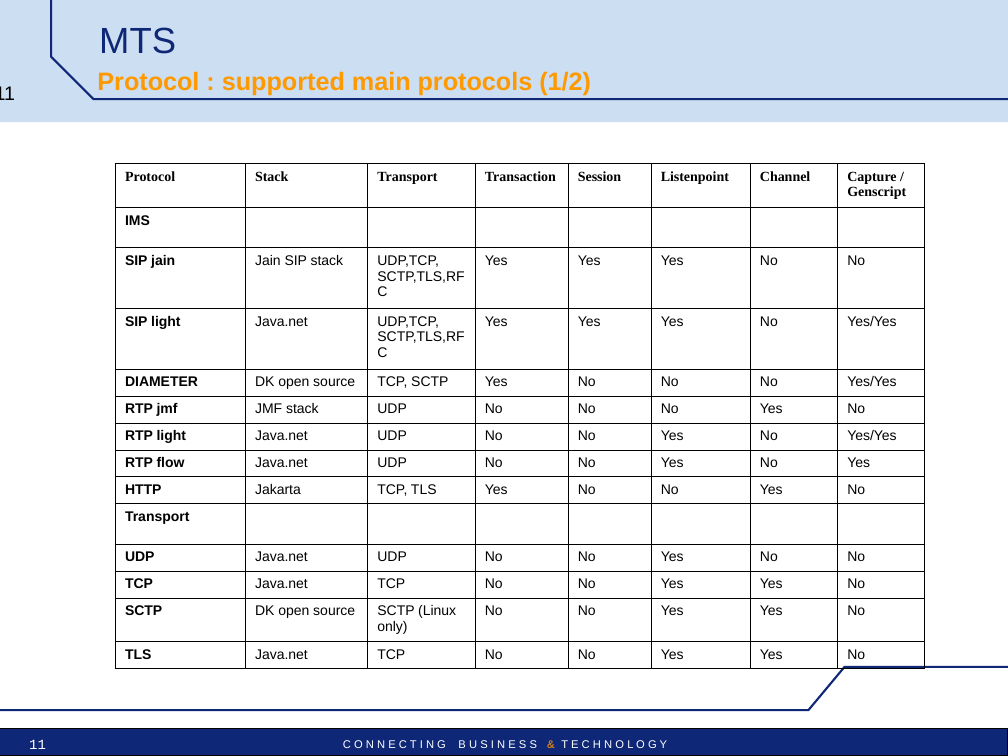
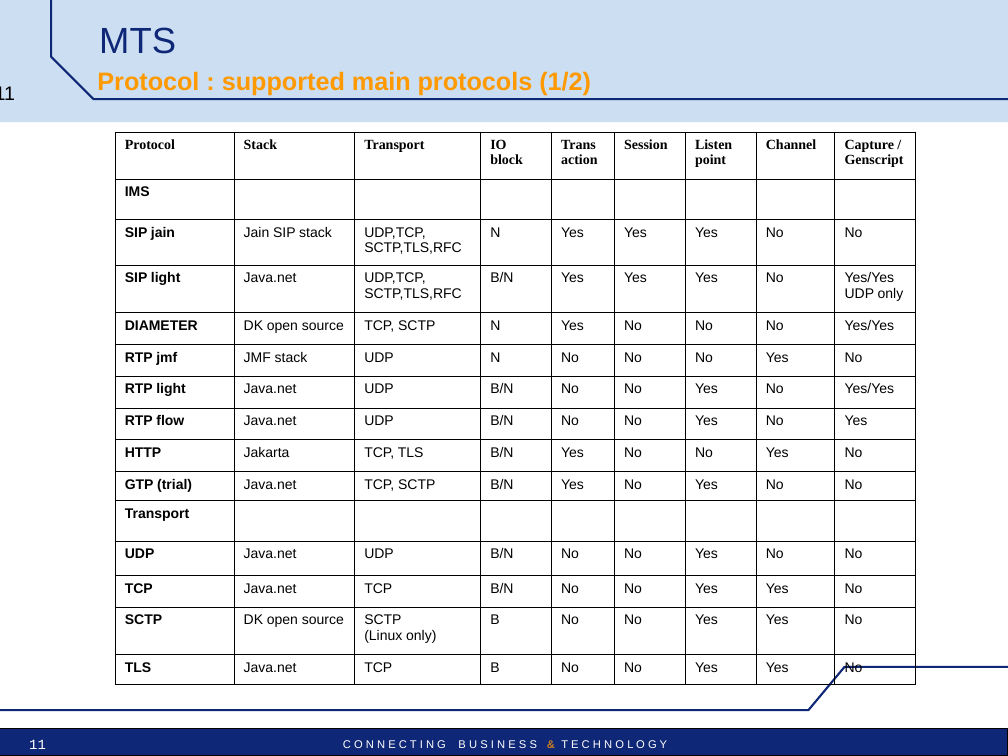
Before and after one commit to satishghiwari/mts-project, a slide deck: slide 11 of mts/src/main/doc/MTS_pres_technical.ppt. Drawn at 1008x756 pixels with LibreOffice and Linux fonts; fonts in the diff are those of the drawing; background and template pictures are left out. Boxes give left, top, right and bottom in pixels: in the first picture for what was removed or moved away, otherwise in the second. Text is boxed around its words. In the diff, an @@ line names an element or a change of style, - is before the commit and + after.

```diff
--- a/mts/src/main/doc/MTS_pres_technical.ppt
+++ b/mts/src/main/doc/MTS_pres_technical.ppt
@@ table at bbox=[115, 132, 914, 676] @@
-Protocol | Stack | Transport | Transaction | Session | Listenpoint | Channel | Capture / / Genscript
-IMS |  |  |  |  |  |  | 
-SIP jain | Jain SIP stack | UDP,TCP, SCTP,TLS,RFC | Yes | Yes | Yes | No | No
-SIP light | Java.net | UDP,TCP, SCTP,TLS,RFC | Yes | Yes | Yes | No | Yes/Yes
-DIAMETER | DK open source | TCP, SCTP | Yes | No | No | No | Yes/Yes
-RTP jmf | JMF stack | UDP | No | No | No | Yes | No
-RTP light | Java.net | UDP | No | No | Yes | No | Yes/Yes
-RTP flow | Java.net | UDP | No | No | Yes | No | Yes
-HTTP | Jakarta | TCP, TLS | Yes | No | No | Yes | No
-Transport |  |  |  |  |  |  | 
-UDP | Java.net | UDP | No | No | Yes | No | No
-TCP | Java.net | TCP | No | No | Yes | Yes | No
-SCTP | DK open source | SCTP (Linux only) | No | No | Yes | Yes | No
-TLS | Java.net | TCP | No | No | Yes | Yes | No
+Protocol | Stack | Transport | IO block | Trans action | Session | Listen point | Channel | Capture / / Genscript
+IMS |  |  |  |  |  |  |  | 
+SIP jain | Jain SIP stack | UDP,TCP, SCTP,TLS,RFC | N | Yes | Yes | Yes | No | No
+SIP light | Java.net | UDP,TCP, SCTP,TLS,RFC | B/N | Yes | Yes | Yes | No | Yes/Yes / UDP only
+DIAMETER | DK open source | TCP, SCTP | N | Yes | No | No | No | Yes/Yes
+RTP jmf | JMF stack | UDP | N | No | No | No | Yes | No
+RTP light | Java.net | UDP | B/N | No | No | Yes | No | Yes/Yes
+RTP flow | Java.net | UDP | B/N | No | No | Yes | No | Yes
+HTTP | Jakarta | TCP, TLS | B/N | Yes | No | No | Yes | No
+GTP (trial) | Java.net | TCP, SCTP | B/N | Yes | No | Yes | No | No
+Transport |  |  |  |  |  |  |  | 
+UDP | Java.net | UDP | B/N | No | No | Yes | No | No
+TCP | Java.net | TCP | B/N | No | No | Yes | Yes | No
+SCTP | DK open source | SCTP / (Linux only) | B | No | No | Yes | Yes | No
+TLS | Java.net | TCP | B | No | No | Yes | Yes | No
@@ table: place and size @@
-table at bbox=[115, 163, 924, 663]
+table at bbox=[115, 132, 914, 676]
```
Also in this commit, not shown: 9 other slides changed, 2 slides added.
